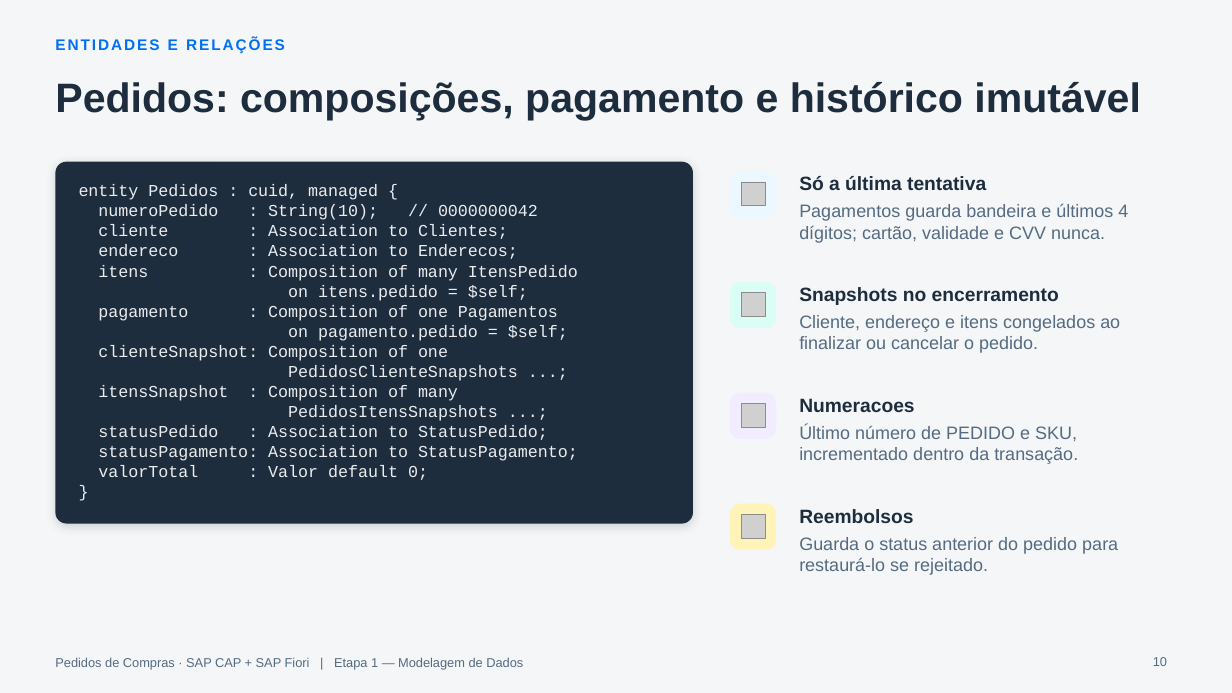
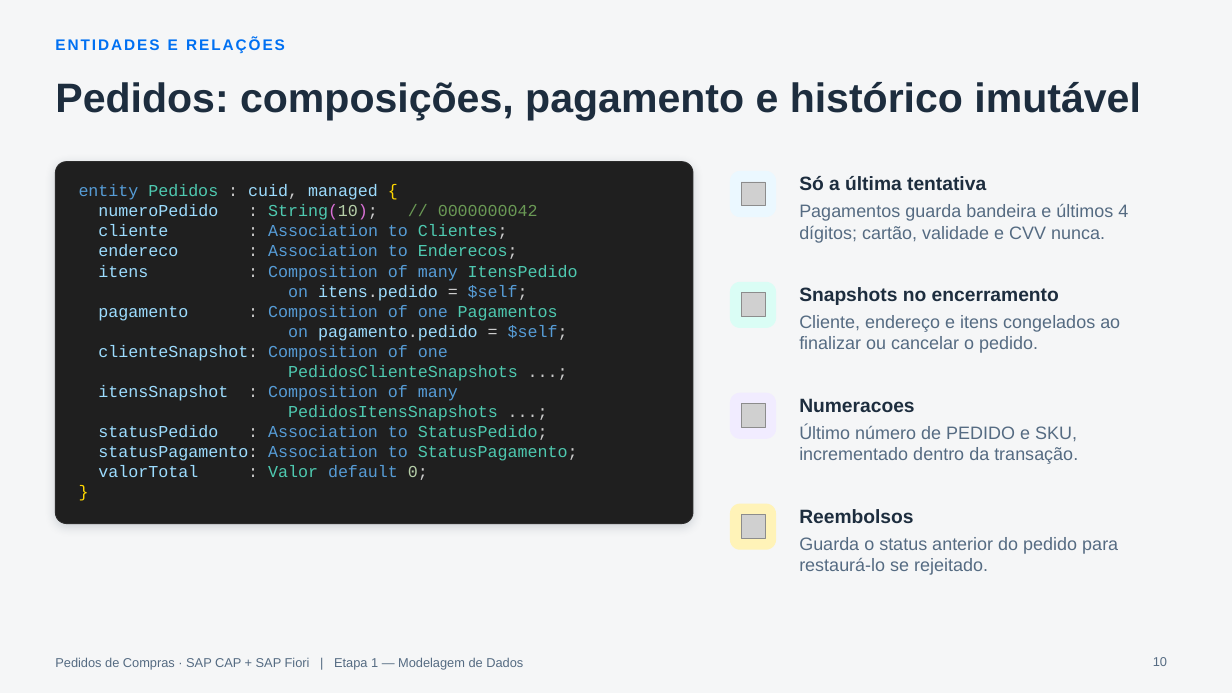
Before and after one commit to AdrianoBispo/sap-cap-nodejs-pedidos-de-compras-app, a slide deck: slide 10 of docs/apresentacoes/01-modelagem-de-dados.pptx. Drawn at 1232x693 pixels with LibreOffice and Linux fonts; fonts in the diff are those of the drawing; grey boxes stand for pictures. Boxes give left, top, right and bottom in pixels: in the first picture for what was removed or moved away, otherwise in the second. Text is boxed around its words. In the diff, an @@ line names an element or a change of style, - is before the commit and + after.

```diff
--- a/docs/apresentacoes/01-modelagem-de-dados.pptx
+++ b/docs/apresentacoes/01-modelagem-de-dados.pptx
@@ rounded rectangle at <box>55,162,693,524</box>: fill #1D2D3E to #1F1F1F; outline none to #2B2B2B 0.75 pt @@
@@ text "entity Pedidos : cuid, managed ..." at <box>79,184,578,480</box>: text colour #EAECEE to #569CD6 in "entity", "Association to", "Association to", "Composition of many" and 8 more places; text colour #EAECEE to #4EC9B0 in "Pedidos", "String(10);", "Clientes;", "Enderecos;" and 7 more places; text colour #EAECEE to #CCCCCC in ": cuid,", ": String(10);", ": Clientes;", ": Enderecos;" and 11 more places; text colour #EAECEE to #9CDCFE in "cuid, managed", "numeroPedido", "cliente", "endereco" and 9 more places; text colour #EAECEE to #FFD700 in "{", "}"; text colour #EAECEE to #DA70D6 in "String(10);"; text colour #EAECEE to #B5CEA8 in "String(10);", "0;"; text colour #EAECEE to #6A9955 in "// 0000000042" @@
```
Also in this commit, not shown: 6 other slides changed, 5 other files.
